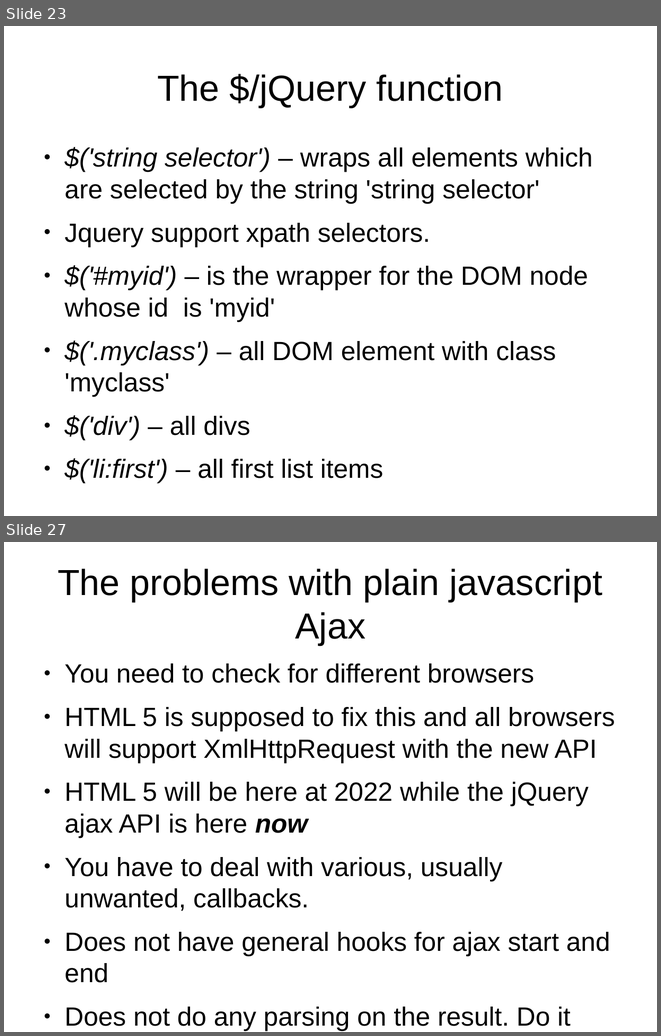
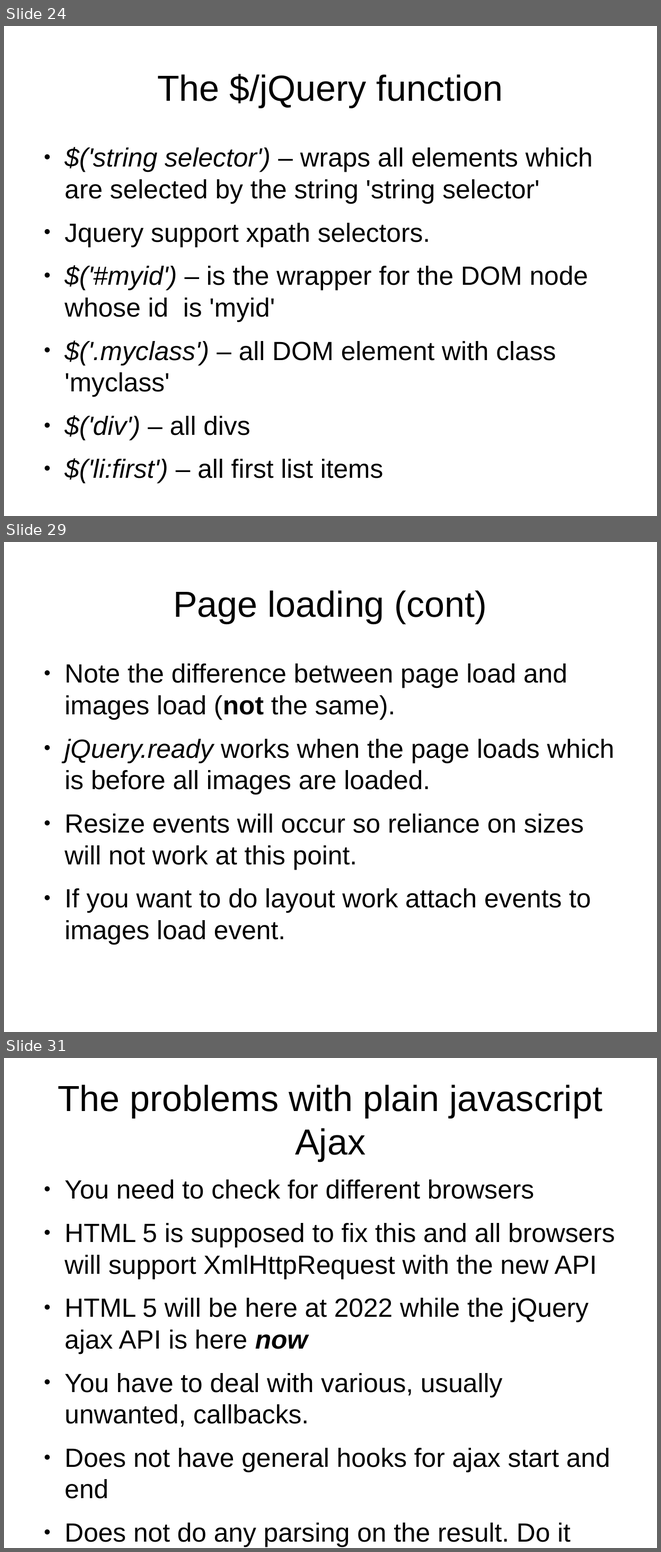
Before and after one commit to veltzer/demos, a slide deck: javascript/jquery/doc/jquery.odp. Shown one above the other, each under a label of ours: slides 23 and 27 before the commit, slides 24, 29 and 31 after it; the slides between them are not shown. The pictures are 661x1036 and 661x1552 pixels, drawn with LibreOffice and Linux fonts; fonts in the diff are those of the drawing. Boxes give left, top, right and bottom in pixels: in the first picture for what was removed or moved away, otherwise in the second. Text is boxed around its words. In the diff, an @@ line names an element or a change of style, - is before the commit and + after.

```diff
--- a/javascript/jquery/doc/jquery.odp
+++ b/javascript/jquery/doc/jquery.odp
@@ slide 29 added at [4,542,657,1032], background #FFFFFF @@
@@ title added at [174,590,487,623], 44 pt, text #000000 @@
+Page loading (cont)
@@ text added at [64,663,615,944], 32 pt, text #000000 @@
+● Note the difference between page load and images load (not the same).
+● jQuery.ready works when the page loads which is before all images are loaded.
+● Resize events will occur so reliance on sizes will not work at this point.
+● If you want to do layout work attach events to images load event.
@@ what was slide 23 is now slide 24 @@
@@ what was slide 27 is now slide 31 @@
```
Also in this commit, not shown: 5 slides changed, 12 other slides added, 5 slides removed, 22 other files.
